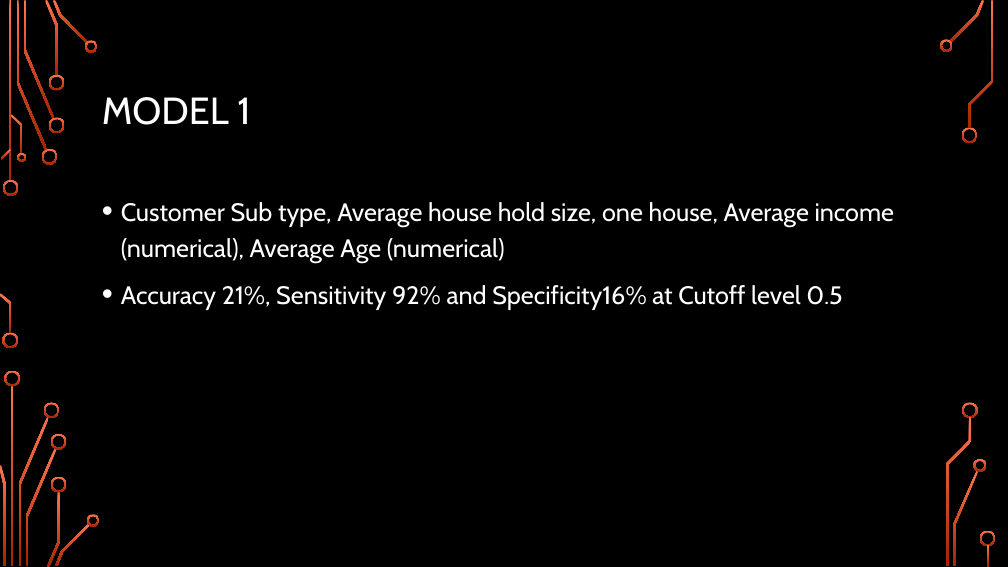
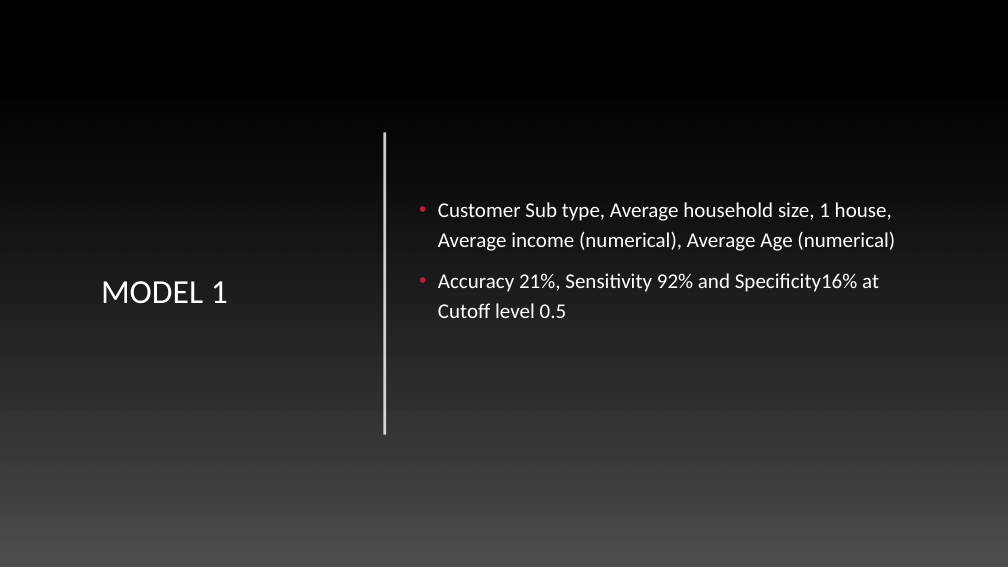
Before and after one commit to karimkhamwani/data-mining, a slide deck: slide 10 of Caravan.pptx (slide 9 before the commit). Drawn at 1008x567 pixels with LibreOffice and Linux fonts; fonts in the diff are those of the drawing; background and template pictures are left out. Boxes give left, top, right and bottom in pixels: in the first picture for what was removed or moved away, otherwise in the second. Text is boxed around its words. In the diff, an @@ line names an element or a change of style, - is before the commit and + after.

```diff
--- a/Caravan.pptx
+++ b/Caravan.pptx
@@ rectangle added at bbox=[0, 0, 1008, 567], fill #000000 @@
@@ rectangle added at bbox=[0, 99, 1008, 567], fill gradient #3C3C3C to #4E4E4E @@
@@ title "MODEL 1": place and size @@
-title "MODEL 1" at bbox=[102, 97, 250, 125]
+title "MODEL 1" at bbox=[101, 281, 228, 304]
@@ title "MODEL 1" at bbox=[101, 281, 228, 304]: size 36 to 32 pt, font Cabin to Calibri @@
@@ text "Customer Sub type, Average household ...": place and size @@
-text "Customer Sub type, Average household ..." at bbox=[121, 202, 895, 310]
+text "Customer Sub type, Average household ..." at bbox=[438, 202, 895, 318]
@@ text "Customer Sub type, Average household ..." at bbox=[438, 202, 895, 318]: vertical alignment top to middle @@
@@ line added from (385, 132) to (385, 435), #FFFFFF 2.5 pt @@
@@ rectangle added at bbox=[0, 167, 1008, 507], fill gradient #454545 @@
@@ text at bbox=[438, 202, 895, 251]: text changed; size 24 to 20 pt; font Cabin to Calibri @@
-• Customer Sub type, Average house hold size, one house, Average income (numerical), Average Age (numerical)
+• Customer Sub type, Average household size, 1 house, Average income (numerical), Average Age (numerical)
@@ text at bbox=[438, 273, 879, 318]: size 24 to 20 pt, font Cabin to Calibri in "Accuracy 21%, Sensitivity 92% and Specificity16% at ..." @@
@@ line added from (0, 507) to (1008, 507), #000001 1 pt @@
@@ group removed at bbox=[0, 0, 996, 567]: 33 freeform shapes, 3 rectangles @@
```
Also in this commit, not shown: 11 other slides changed, 1 slide added, 1 slide removed, 1 other file.
